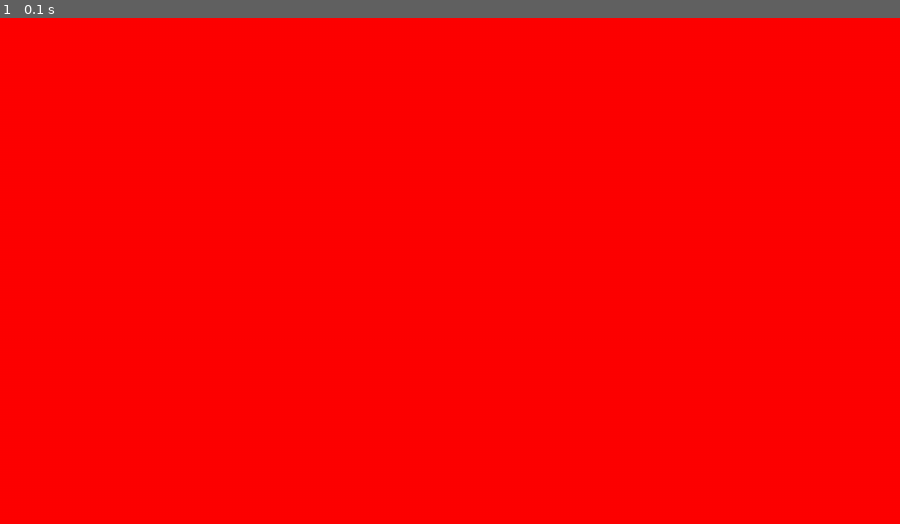
Above: before the commit, frame 1.
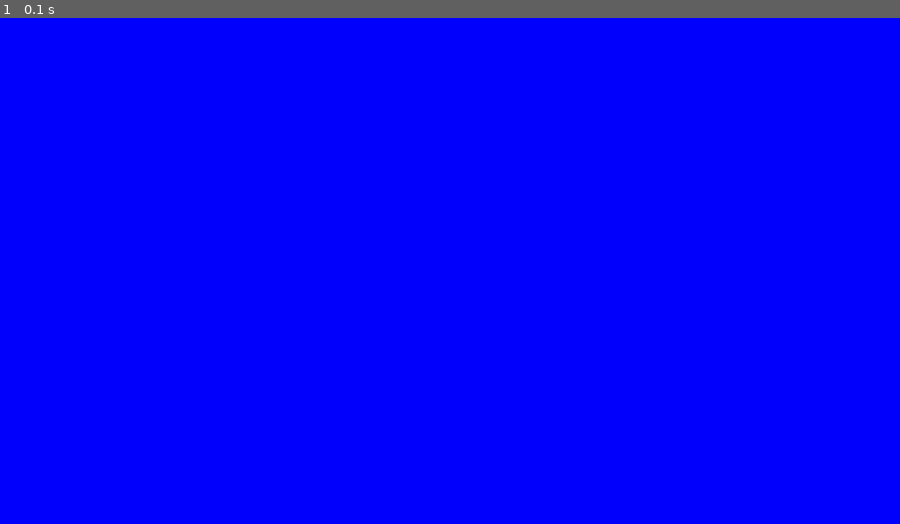
Above: after the commit, the same moment.

Repository: omarGarciaTecpa/pygame_course
Game: pygame game, started from space_shooter/code/main.py
The game is run twice, just before and just after one commit, with the same random seed, the same clock (stepped at 60 frames per second) and the same inputs.
Inputs:
- Up to frame 1 (0.1 s): no input

The runs differ from the first frame. In frame 1, 100% of the frame differs, in the area x 0-100%, y 0-100%.

Commit message:
Spaceship - Intro - Lesson

Diff:
--- a/space_shooter/code/main.py
+++ b/space_shooter/code/main.py
@@ -3,8 +3,10 @@
 # general setup
 pygame.init()
 WINDOW_WIDTH, WINDOW_HEIGHT = 1280, 720
+GAME_TITLE = "Space Shooter"
 
 display_surface = pygame.display.set_mode((WINDOW_WIDTH, WINDOW_HEIGHT))
+pygame.display.set_caption(GAME_TITLE)
 running = True
 
 while running:
@@ -14,7 +16,7 @@
             running = False
 
     # draw the game
-    display_surface.fill('red')
+    display_surface.fill('blue')
 
     # update
     pygame.display.update()
